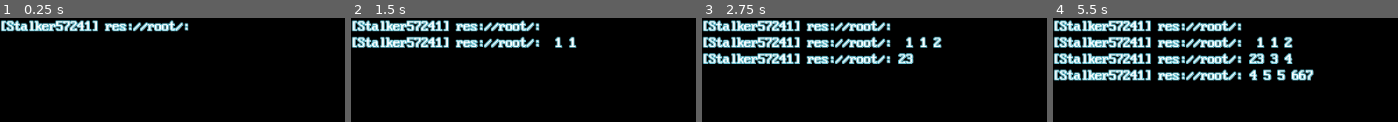
Above: before the commit, frames 1-4 (left to right).
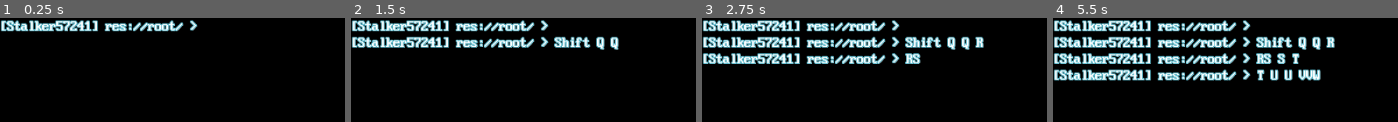
Above: after the commit, the same moments.

Repository: stalker57241/godot-Console
Game: Godot game, scene res://Console.tscn
The game is run twice, just before and just after one commit, with the same random seed, the same clock (stepped at 60 frames per second) and the same inputs.
Inputs:
- Up to frame 1 (0.25 s): no input
- Up to frame 2 (1.5 s): tap Enter at 0.5 s; hold Right 0.53-1.28 s; tap Shift at 0.6 s; tap Space at 0.77, 1.25 s; tap 1 at 0.8, 1.35 s; hold Down from 1.28 s (still down)
- Up to frame 3 (2.75 s): tap Space at 1.52 s; tap 2 at 1.55, 2.1 s; tap Enter at 2 s; release Down at 2.03 s; hold Right from 2.03 s (still down); tap 3 at 2.3 s
- Up to frame 4 (5.5 s): tap Space at 2.75, 3.02, 3.77, 4.25, 4.52 s; release Right at 2.78 s; hold Up 2.78-3.53 s; tap 3 at 2.85 s; tap 4 at 3.05, 3.6 s; tap Enter at 3.5 s; hold Left 3.53-5.03 s; tap 5 at 3.8, 4.35 s; tap 6 at 4.55, 5.1 s; hold Down from 5.03 s (still down); tap 7 at 5.3 s

The runs differ from the first frame. In frame 1, 0.3% of the frame differs, in the area x 53-58%, y 1-13%; in frame 2, 2.0%; in frame 3, 3.1%; in frame 4, 6.2%, in the area x 53-82%, y 1-61%.

Commit message:
Added some changes

Diff:
--- a/Console.gd
+++ b/Console.gd
@@ -10,7 +10,6 @@
 	KEY_LEFT,
 	KEY_RIGHT,
 	KEY_TAB,
-	KEY_SHIFT,
 	KEY_CONTROL,
 	KEY_ESCAPE,
 	KEY_ALT,
@@ -39,21 +38,24 @@
 	KEY_8,
 	KEY_9]
 
-var bindings = {
-	"res://root/": "/",
-	"res://root/home": "~"
+onready var pwd = Directory.new()
+onready var variables = {
+	"prompt": ("[%user%] " + pwd.get_current_dir() + " > "),
+	"user": "Stalker57241"
 }
 
-var user = "Stalker57241"
-var completing_command: bool = false
-var pwd = Directory.new()
-var curr_dir = pwd.get_current_dir()
 
 func _ready():
+	self.variables = {
+		"prompt": ("[Stalker57241] "),
+		"user": "Stalker57241"
+	}
+	self.write("", "")
+	self.text_edit.text = ""
 	pwd.change_dir("res://root/")
 	shell()
 
-func dir_contents(path):
+func ls(path):
 	if pwd.open(path) == OK:
 		pwd.list_dir_begin()
 		var file_name = pwd.get_next()
@@ -61,59 +63,98 @@
 			if pwd.current_is_dir():
 				write("FOLDER" + "\t" + file_name)
 			else:
-
 				write("FILE" + "\t".repeat(2) + file_name)
 			file_name = pwd.get_next()
 	else:
 		write("An error occurred when trying to access the path.")
 
-func mkdir(path) -> int:
+func get_dir_content(path):
+	var res = []
+	if pwd.open(path) == OK:
+		pwd.list_dir_begin()
+		var file_name = pwd.get_next()
+		while not file_name.empty():
+			if not pwd.current_is_dir():
+				res.append(file_name)
+			else: continue
+			file_name = pwd.get_next()
+		print(res)
+		return res
+	else:
+		write("An error occurred when trying to access the path.")
+
+func mkdir(path):
 	if self.pwd.make_dir(path) == OK:
-		return OK
+		return
 	else:
 		write("An error occured when trying to create the directory")
-		return self.Error.ERR_DIRECTORY_ALREADY_EXISTS
 
 func write(string: String, ending: String="\n"):
 	self.text_edit.text += string + ending
 
 func parser(txt: PoolStringArray):
-	if txt[0] == 'exit':
+	if txt[0].length() == 0:
+		return
+	elif txt[0] == "exit":
 		get_tree().quit(0)
-	if txt[0] == 'clear':
+	elif txt[0] == "clear":
 		self.text_edit.text = ""
-	if txt[0] == 'pwd':
-		self.text_edit.text += self.curr_dir + "\n"
-	if txt[0] == "ls" or txt[0] == "dir":
+	elif txt[0] == "pwd":
+		self.text_edit.text += self.pwd.get_current_dir() + "\n"
+	elif txt[0] in ["ls", "dir"]:
 		if txt.size() > 1:
-			self.dir_contents(txt[1])
-		else:
-			self.dir_contents(self.pwd.get_current_dir())
-	if txt[0] == "echo":
+			self.ls(txt[txt.size() - 1])
+		else:
+			self.ls(self.pwd.get_current_dir())
+	elif txt[0] == "echo":
 		var res = ""
 		for t in txt:
 			if t == txt[0]: continue
 			res += t + " "
 		write(res, "\n")
-	if txt[0] == "cd":
-		if txt[1] != null:
-			pwd.change_dir(txt[1])
-			write("")
-	if txt[0] == "mkdir":
+	elif txt[0] == "cd":
+		if txt.size() > 1:
+			pwd.change_dir(txt[txt.size() - 1])
+		else:
+			parser(PoolStringArray(["pwd"]))
+	elif txt[0] == "mkdir":
 		mkdir(txt[1])
-	if txt[0] == "rm":
+	elif txt[0] == "rm":
 		if pwd.remove(txt[1]) == OK:
 			write("directory " + txt[1] + " have been removed", "\n")
 		else:
 			write("directory not found or it is not empty")
+	elif txt[0] == "set":
+		if txt.size() > 1:
+			var tmp = txt[1].split("=")
+			self.variables[tmp[0]] = tmp[1]
+		else:
+			for vars in self.variables:
+				write(vars + "=" + self.variables[vars])
+	elif txt[0] == "exec":
+		var cont = self.get_dir_content(self.pwd.get_current_dir())
+		if txt[1] in cont:
+			if txt[1].ends_with(".gd"):
+				var script = load(txt[0])
+				if script.has_method("_start"):
+					script._start(self)
+				else:
+					write("Script hasn't _start(object) method")
+			else:
+				var exec = []
+				for e in txt:
+					if txt[0] == e: continue
+					exec.append(e)
+				var res = []
+# warning-ignore:return_value_discarded
+				OS.execute(self.pwd.get_current_dir() + "/" + txt[0], exec, true, res)
+				write(res)
 
 func shell():
-	var prompt = "[" + self.user + "] " + self.pwd.get_current_dir() + ": "
 	chars_in_cmd = 0
-	var txt = text_edit.text.strip_escapes().split(prompt)
+	var txt = text_edit.text.strip_escapes().split(variables["prompt"] + pwd.get_current_dir() + " > ")
 	self.parser(txt[txt.size() - 1].split(" "))
-	self.write(prompt, "")
-	self.completing_command = false
+	self.write(variables["prompt"] + pwd.get_current_dir() + " > ", "")
 
 var caps_lock: bool = false
 var chars_in_cmd: int = 0
@@ -126,7 +167,10 @@
 		timer = 0
 
 func _input(event):
-	if event is InputEventKey and event.pressed and not self.completing_command:
+	if event is InputEventKey:
+		if event.scancode == KEY_SHIFT:
+			self.caps_lock = event.pressed
+	if event is InputEventKey and event.pressed:
 		if not $AudioStreamPlayer.playing:
 			$AudioStreamPlayer.play()
 		if event.scancode == KEY_BACKSPACE:
@@ -152,5 +196,18 @@
 			elif event.scancode == KEY_BACKSLASH: text_edit.text += "\\"
 			elif event.scancode == KEY_MINUS: text_edit.text += "-"
 			elif event.scancode == KEY_EQUAL: text_edit.text += "="
-			elif event.scancode in self.numbers or self.caps_lock: self.text_edit.text += OS.get_scancode_string(event.scancode)
+			elif self.caps_lock:
+				if   event.scancode == KEY_1: text_edit.text += "!"
+				elif event.scancode == KEY_2: text_edit.text += "@"
+				elif event.scancode == KEY_3: text_edit.text += "#"
+				elif event.scancode == KEY_4: text_edit.text += "$"
+				elif event.scancode == KEY_5: text_edit.text += "%"
+				elif event.scancode == KEY_6: text_edit.text += "^"
+				elif event.scancode == KEY_7: text_edit.text += "&"
+				elif event.scancode == KEY_8: text_edit.text += "*"
+				elif event.scancode == KEY_9: text_edit.text += "("
+				elif event.scancode == KEY_0: text_edit.text += ")"
+				elif event.scancode == KEY_MINUS: text_edit.text += "_"
+				elif event.scancode == KEY_EQUAL: text_edit.text += "+"
+				else: self.text_edit.text += OS.get_scancode_string(event.scancode)
 			else: self.text_edit.text += OS.get_scancode_string(event.scancode + 32)
--- a/root/bin/cd.gd
+++ b/root/bin/cd.gd
@@ -2,7 +2,7 @@
 
 
 func _start(obj, args = []):
-	obj.pwd += args[0]
+	obj.write("Test" + String(args))
 # Called every frame. 'delta' is the elapsed time since the previous frame.
 #func _process(delta):
 #	pass
Not shown, added: export_presets.cfg
